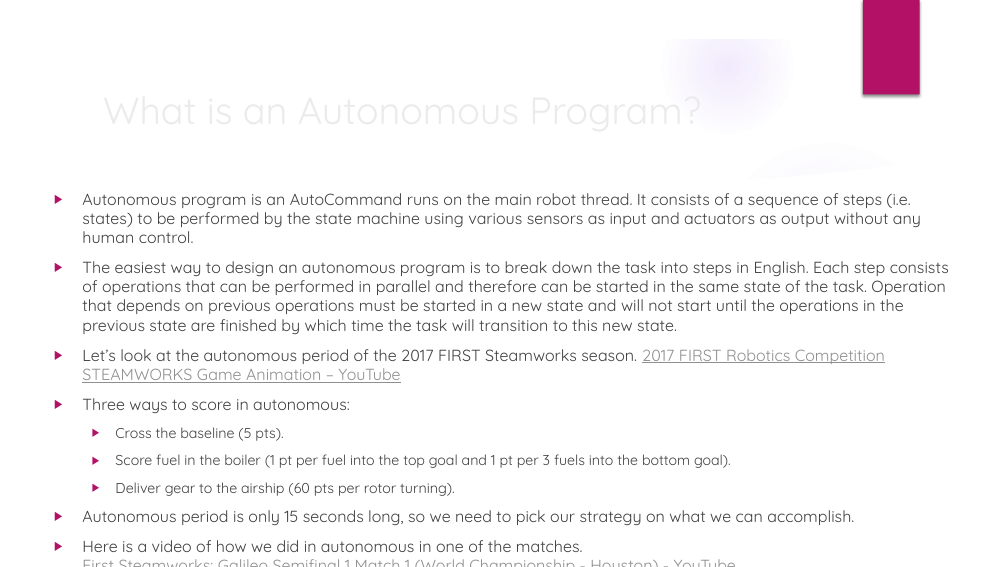
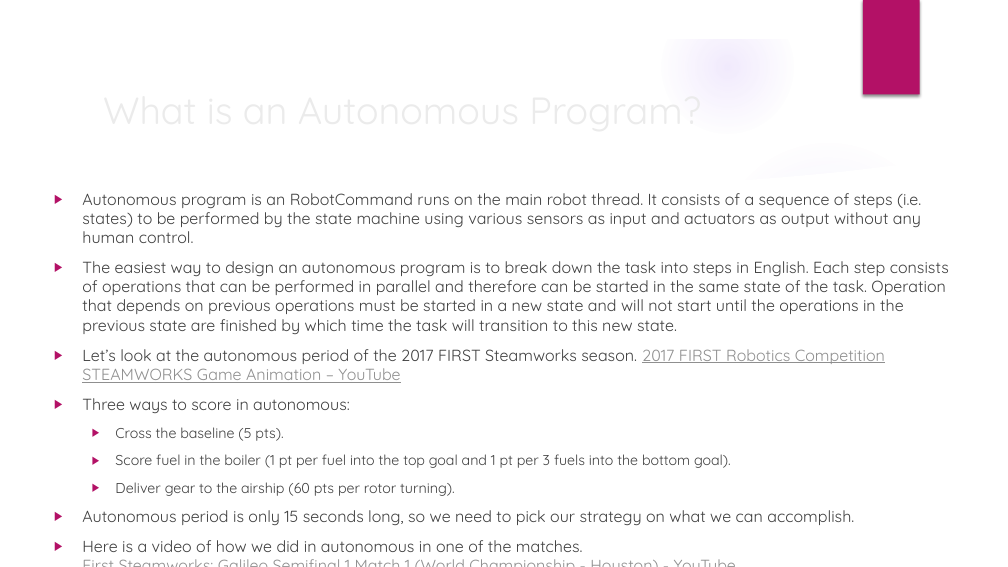
Before and after one commit to trc492/FrcProgrammingClass, a slide deck: slide 7 of Lessons/7-Autonomous.pptx. Drawn at 1008x567 pixels with LibreOffice and Linux fonts; fonts in the diff are those of the drawing; background and template pictures are left out. Boxes give left, top, right and bottom in pixels: in the first picture for what was removed or moved away, otherwise in the second. Text is boxed around its words. In the diff, an @@ line names an element or a change of style, - is before the commit and + after.

Commit message:
Updated autonomous and vision.

```diff
--- a/Lessons/7-Autonomous.pptx
+++ b/Lessons/7-Autonomous.pptx
@@ text at <box>82,193,921,243</box>: text changed @@
-▶ Autonomous program is an AutoCommand runs on the main robot thread. It consists of a sequence of steps (i.e. states) to be performed by the state machine using various sensors as input and actuators as output without any human control.
+▶ Autonomous program is an RobotCommand runs on the main robot thread. It consists of a sequence of steps (i.e. states) to be performed by the state machine using various sensors as input and actuators as output without any human control.
```
Also in this commit, not shown: 2 other slides changed, 4 slides added, 2 other files.
